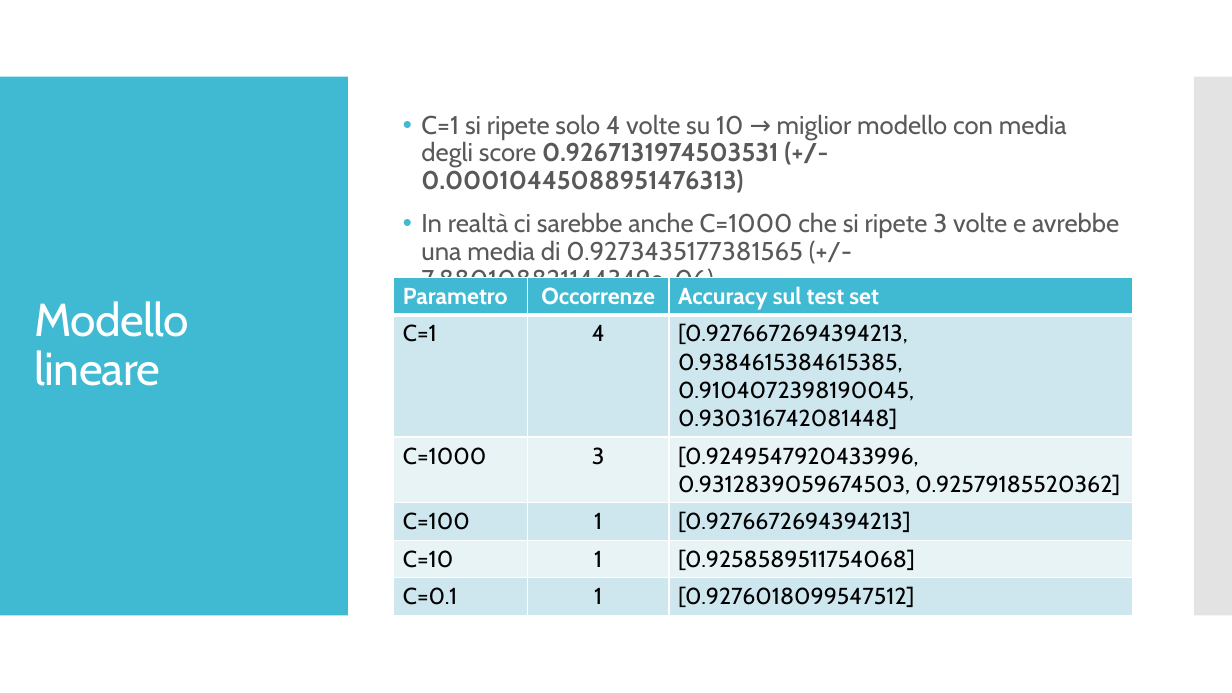
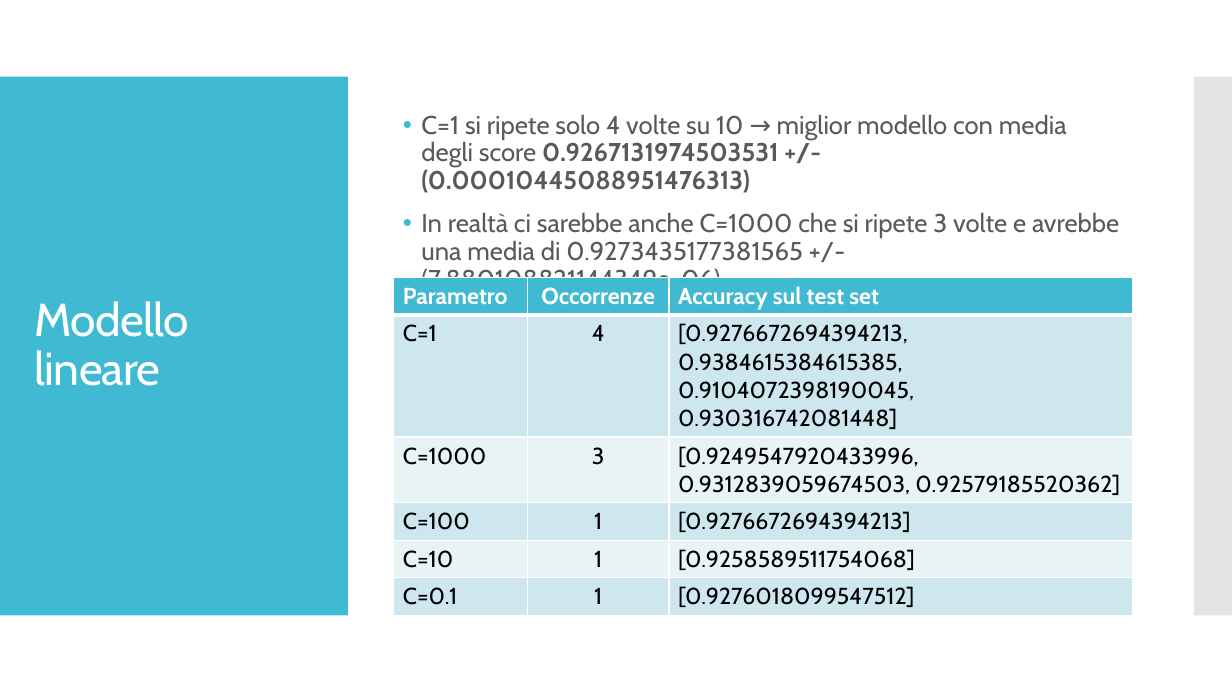
Before and after one commit to gianlubiscotto/Data-Analysis-and-Data-Mining, a slide deck: slide 9 of slide.pptx (slide 8 before the commit). Drawn at 1232x693 pixels with LibreOffice and Linux fonts; fonts in the diff are those of the drawing. Boxes give left, top, right and bottom in pixels: in the first picture for what was removed or moved away, otherwise in the second. Text is boxed around its words. In the diff, an @@ line names an element or a change of style, - is before the commit and + after.

```diff
--- a/slide.pptx
+++ b/slide.pptx
@@ text at box(421, 114, 1119, 293): text changed @@
-• C=1 si ripete solo 4 volte su 10 → miglior modello con media degli score 0.9267131974503531 (+/- 0.00010445088951476313)
-• In realtà ci sarebbe anche C=1000 che si ripete 3 volte e avrebbe una media di 0.9273435177381565 (+/- 7.880108821144349e-06)
+• C=1 si ripete solo 4 volte su 10 → miglior modello con media degli score 0.9267131974503531 +/- (0.00010445088951476313)
+• In realtà ci sarebbe anche C=1000 che si ripete 3 volte e avrebbe una media di 0.9273435177381565 +/- (7.880108821144349e-06)
```
Also in this commit, not shown: 5 other slides changed, 2 slides added, 1 slide removed.
